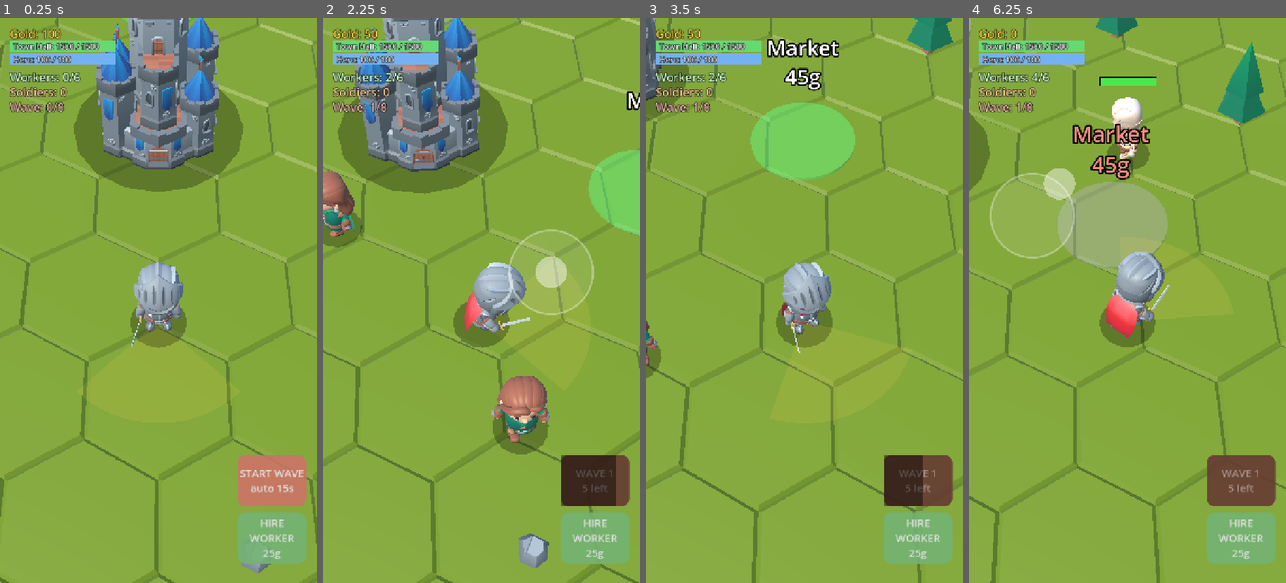
Above: before the commit, frames 1-4 (left to right).
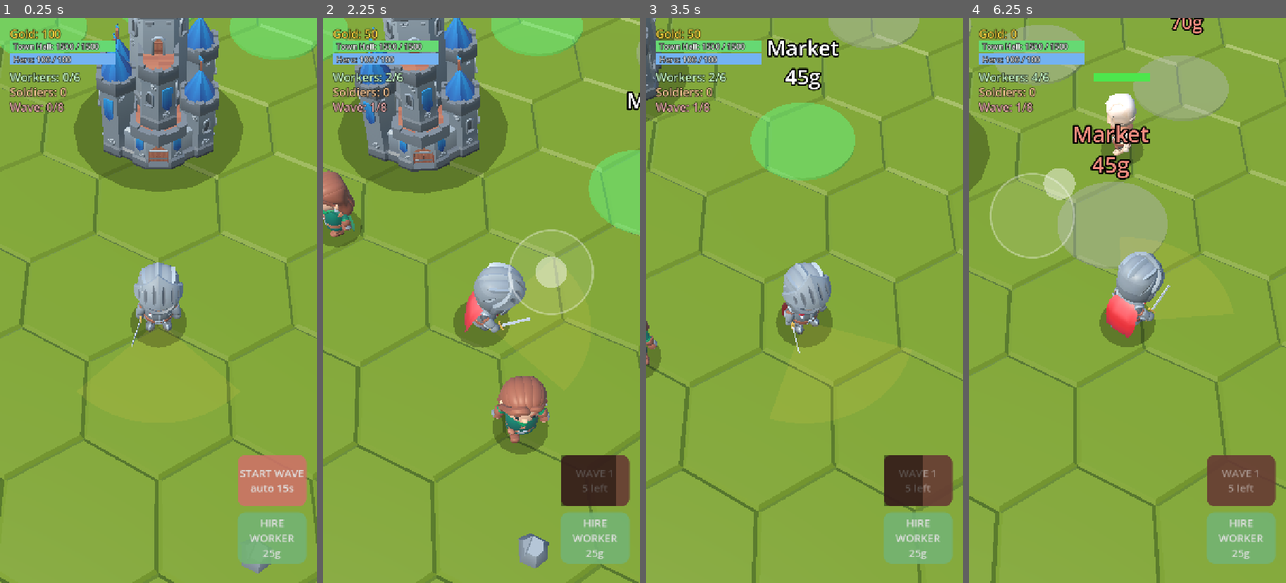
Above: after the commit, the same moments.

Repository: tembugi/town-defender
Game: Godot game, scene res://Main3D.tscn
The game is run twice, just before and just after one commit, with the same random seed, the same clock (stepped at 60 frames per second) and the same inputs.
Inputs (mouse positions are in pixels of both pictures, inside the frame that each line leads up to):
- Up to frame 1 (0.25 s): no input
- Up to frame 2 (2.25 s): click "HIRE WORKER 25g" at 0.5 s; click "START WAVE auto 14s" at 1.25 s; tap Enter at 2 s; move the mouse to (551, 272) at 2.02 s; hold D from 2.03 s (still down); tap H at 2.1 s; click (551, 272) at 2.17 s
- Up to frame 3 (3.5 s): tap Space at 2.27 s; release D at 2.75 s; drag from (741, 328) to (788, 413) at 2.77 s
- Up to frame 4 (6.25 s): move the mouse to (1159, 176) at 3.52 s; hold D 3.53-4.25 s; tap H at 3.6, 5.1 s; drag from (1111, 413) to (1032, 215) at 4.27 s; move the mouse to (1222, 385) at 5.02 s; hold A 5.03-5.75 s; tap Space at 5.27 s; drag from (1032, 215) to (1079, 159) at 5.77 s

The runs differ from the first frame. In frame 1, 2.8% of the frame differs, in the area x 0-100%, y 0-8%; in frame 2, 2.0%; in frame 3, 1.9%; in frame 4, 6.6%, in the area x 7-94%, y 0-27%.

Commit message:
Add arrow towers and destructible walls (buildable)
- Arrow Tower (70g): auto-targets the nearest enemy in range and fires homing
  arrows (Tower3D + Arrow3D). Two tower pads flank the approach.
- Wall (25g): a destructible barrier (Wall3D) that blocks/funnels enemies; raiders
  blocked by it chew through it (own HP bar, dust+sound on destruction). Excluded
  from enemy obstacle-avoidance so they attack it instead of dodging, and given a
  blocking-wall check in the enemy attack logic. Two wall pads form a front gate.
- Game3D: tower/wall build-pad types + _construct branches, nearest_blocking_wall,
  _pop_in helper. Verified towers damage enemies and enemies destroy walls.

Co-Authored-By: Claude Sonnet 4.6 <noreply@anthropic.com>

Diff:
--- /dev/null
+++ b/scripts/Arrow3D.gd
@@ -0,0 +1,42 @@
+class_name Arrow3D
+extends Node3D
+
+# A tower arrow. Homes onto its target enemy and deals damage on contact, then
+# frees itself. Fizzles if the target dies/escapes or after a short lifetime.
+
+const SPEED := 18.0
+
+var target: Enemy3D
+var dmg := 14.0
+var _life := 2.0
+
+
+func setup(t: Enemy3D, damage: float) -> void:
+	target = t
+	dmg = damage
+	var m := MeshInstance3D.new()
+	var bm := BoxMesh.new()
+	bm.size = Vector3(0.05, 0.05, 0.5)
+	m.mesh = bm
+	var mat := StandardMaterial3D.new()
+	mat.albedo_color = Color(0.5, 0.36, 0.2)
+	mat.shading_mode = BaseMaterial3D.SHADING_MODE_UNSHADED
+	m.material_override = mat
+	m.cast_shadow = GeometryInstance3D.SHADOW_CASTING_SETTING_OFF
+	add_child(m)
+
+
+func _process(delta: float) -> void:
+	_life -= delta
+	if _life <= 0.0 or not is_instance_valid(target) or target.dead:
+		queue_free()
+		return
+	var aim: Vector3 = target.global_position + Vector3(0, 1.0, 0)
+	var to := aim - global_position
+	var d := to.length()
+	if d <= 0.55:
+		target.take_damage(dmg)   # no knockback/aggro: ranged tower fire
+		queue_free()
+		return
+	look_at(aim, Vector3.UP)
+	global_position += to.normalized() * SPEED * delta
--- a/scripts/Enemy3D.gd
+++ b/scripts/Enemy3D.gd
@@ -121,11 +121,16 @@
 	knockback = knockback.move_toward(Vector3.ZERO, KB_DECAY * delta)
 	velocity += knockback
 	move_and_slide()
-	_face(target_pos)
-	# attack on cadence (hero if aggroed, otherwise the Keep)
-	if in_range and atk_cd <= 0.0:
+	# a wall directly in our path takes attack priority (chew through it)
+	var wall: Wall3D = game.nearest_blocking_wall(global_position, Vector3(to.x, 0, to.z).normalized())
+	_face(wall.global_position if wall != null else target_pos)
+	# attack on cadence: blocking wall > primary target (hero if aggroed, else Keep)
+	var attacking: bool = wall != null or in_range
+	if attacking and atk_cd <= 0.0:
 		atk_cd = atk_interval
-		if aggroed:
+		if wall != null:
+			wall.take_damage(dmg)
+		elif aggroed:
 			game.damage_hero(dmg)
 		else:
 			game.damage_keep(dmg)
@@ -135,8 +140,8 @@
 		hit_t -= delta
 		_play(hit_clip)
 		ap.speed_scale = 1.0
-	elif in_range:
-		_play("Melee_1H_Attack_Chop")        # swing at the Keep
+	elif attacking:
+		_play("Melee_1H_Attack_Chop")
 		ap.speed_scale = 1.0
 	elif velocity.length() > 0.05:
 		_play("Walking_C")
@@ -157,7 +162,8 @@
 		if not n.depleted:
 			a += _repel(n.global_position, n.hit_radius() + 0.6)
 	for p in game.build_pads:
-		if p.built and p.btype != "train":
+		# avoid solid buildings/towers, but NOT walls (we attack through those)
+		if p.built and p.btype != "train" and p.btype != "wall":
 			a += _repel(p.position, 1.3)
 	return a
 
--- a/scripts/Game3D.gd
+++ b/scripts/Game3D.gd
@@ -29,6 +29,8 @@
 const HOME := "res://Models/hexagon/buildings/blue/building_home_A_blue.gltf"
 const MARKET := "res://Models/hexagon/buildings/blue/building_market_blue.gltf"
 const BARRACKS := "res://Models/hexagon/buildings/blue/building_barracks_blue.gltf"
+const TOWER := "res://Models/hexagon/buildings/blue/building_tower_A_blue.gltf"
+const WALL := "res://Models/hexagon/buildings/neutral/wall_straight.gltf"
 
 # the pack's buildings vary wildly in size; normalise them to proper buildings
 const BUILDING_SCALE := {"house": 2.3, "workshop": 1.9, "barracks": 1.4}
@@ -69,6 +71,9 @@
 var drops: Array[ResourceDrop3D] = []   # loose resources on the ground awaiting pickup
 var workers: Array[Worker3D] = []
 var build_pads: Array[BuildPad3D] = []
+var towers: Array = []
+var walls: Array[Wall3D] = []
+const WALL_BLOCK_RANGE := 1.6   # how close a raider must be to a wall to attack it
 var workshops := 0
 var barracks_count := 0
 var income_t := 0.0
@@ -651,6 +656,10 @@
 		{"type": "house", "cost": 20, "label": "House", "path": HOME, "pos": Vector3(-3.6, 0, 1.7)},
 		{"type": "workshop", "cost": 45, "label": "Market", "path": MARKET, "pos": Vector3(3.6, 0, 1.7)},
 		{"type": "barracks", "cost": 80, "label": "Barracks", "path": BARRACKS, "pos": Vector3(0, 0, -3.6)},
+		{"type": "tower", "cost": 70, "label": "Arrow Tower", "path": TOWER, "pos": Vector3(-5.0, 0, -1.6)},
+		{"type": "tower", "cost": 70, "label": "Arrow Tower", "path": TOWER, "pos": Vector3(5.0, 0, -1.6)},
+		{"type": "wall", "cost": 25, "label": "Wall", "path": WALL, "pos": Vector3(-2.3, 0, -2.7)},
+		{"type": "wall", "cost": 25, "label": "Wall", "path": WALL, "pos": Vector3(2.3, 0, -2.7)},
 	]
 	for d in defs:
 		var p := BuildPad3D.new()
@@ -658,6 +667,28 @@
 		p.setup(self, d["type"], d["cost"], d["label"], d["path"])
 		add_child(p)
 		build_pads.append(p)
+
+
+func _pop_in(node: Node3D, target_scale: float) -> void:
+	node.scale = Vector3.ONE * target_scale * 0.3
+	create_tween().tween_property(node, "scale", Vector3.ONE * target_scale, 0.4).set_trans(Tween.TRANS_BACK).set_ease(Tween.EASE_OUT)
+
+
+# Nearest live wall close to `from` that lies in the `dir` we want to travel
+# (i.e. is blocking our path), so raiders chew through it instead of stalling.
+func nearest_blocking_wall(from: Vector3, dir: Vector3) -> Wall3D:
+	var best: Wall3D = null
+	var bestd := WALL_BLOCK_RANGE
+	for w in walls:
+		if not is_instance_valid(w) or w.dead:
+			continue
+		var to: Vector3 = w.global_position - from
+		to.y = 0.0
+		var d := to.length()
+		if d < bestd and d > 0.001 and to.normalized().dot(dir) > 0.25:
+			bestd = d
+			best = w
+	return best
 
 
 func _too_close_to_pad(p: Vector3, clearance: float) -> bool:
@@ -687,6 +718,23 @@
 	lbl_gold.text = "Gold: %d" % gold
 	pad.mark_built()
 	Sfx.play("build", -3.0, 0.05, 3)
+	# towers and walls are their own controller nodes (not plain buildings)
+	if pad.btype == "tower":
+		var t := Tower3D.new()
+		t.position = pad.position
+		add_child(t)
+		t.setup(self)
+		towers.append(t)
+		_pop_in(t, 1.0)
+		return
+	if pad.btype == "wall":
+		var w := Wall3D.new()
+		w.position = pad.position
+		add_child(w)
+		w.setup(self)
+		walls.append(w)
+		_pop_in(w, 1.0)
+		return
 	var bscale: float = BUILDING_SCALE.get(pad.btype, 1.0)
 	var b := (load(pad.building_path) as PackedScene).instantiate()
 	b.position = pad.position
--- /dev/null
+++ b/scripts/Tower3D.gd
@@ -0,0 +1,40 @@
+class_name Tower3D
+extends Node3D
+
+# An arrow tower. Auto-targets the nearest enemy in range and fires homing arrows
+# on a cooldown. Built on a tower build pad.
+
+const MODEL := "res://Models/hexagon/buildings/blue/building_tower_A_blue.gltf"
+const SCALE := 2.0
+const RANGE := 8.0
+const FIRE_CD := 1.0
+const DMG := 16.0
+const MUZZLE_Y := 2.3
+
+var game: Node
+var cd := 0.0
+
+
+func setup(g: Node) -> void:
+	game = g
+	var b := (load(MODEL) as PackedScene).instantiate()
+	b.scale = Vector3.ONE * SCALE
+	add_child(b)
+	add_child(Rig.blob_shadow(0.9))
+	var col := Rig.obstacle(0.8, 4.0)   # units path around the tower
+	add_child(col)
+
+
+func _process(delta: float) -> void:
+	cd -= delta
+	if cd > 0.0:
+		return
+	var e: Enemy3D = game.nearest_enemy(global_position, RANGE)
+	if e == null:
+		return
+	cd = FIRE_CD
+	var a := Arrow3D.new()
+	game.add_child(a)
+	a.global_position = global_position + Vector3(0, MUZZLE_Y, 0)
+	a.setup(e, DMG)
+	Sfx.play("swing", -10.0, 0.18, 4)   # bow twang (placeholder)
--- /dev/null
+++ b/scripts/Wall3D.gd
@@ -0,0 +1,53 @@
+class_name Wall3D
+extends StaticBody3D
+
+# A destructible barrier. Blocks enemy movement (so it funnels them); enemies that
+# are stopped by it attack it until it's destroyed. Built on a wall build pad.
+
+const MODEL := "res://Models/hexagon/buildings/neutral/wall_straight.gltf"
+const SCALE := 1.8
+const MAX_HP := 180.0
+const BAR_W := 1.6
+
+var game: Node
+var hp := MAX_HP
+var dead := false
+var bar_fill: MeshInstance3D
+
+
+func setup(g: Node) -> void:
+	game = g
+	collision_layer = Rig.L_OBSTACLE
+	collision_mask = 0
+	var b := (load(MODEL) as PackedScene).instantiate()
+	b.scale = Vector3.ONE * SCALE
+	add_child(b)
+	var cs := CollisionShape3D.new()
+	var box := BoxShape3D.new()
+	box.size = Vector3(2.6, 1.5, 1.0)
+	cs.shape = box
+	cs.position.y = 0.75
+	add_child(cs)
+	add_child(Rig.blob_shadow(1.2))
+	# HP bar
+	var hb := Node3D.new()
+	hb.position = Vector3(0, 1.9, 0)
+	add_child(hb)
+	hb.add_child(Rig.bar_quad(Color(0, 0, 0, 0.6), BAR_W, 0))
+	bar_fill = Rig.bar_quad(Color(0.75, 0.7, 0.45, 1.0), BAR_W, 1)
+	bar_fill.position.z = 0.01
+	hb.add_child(bar_fill)
+
+
+func take_damage(amount: float) -> void:
+	if dead:
+		return
+	hp -= amount
+	var frac := clampf(hp / MAX_HP, 0.0, 1.0)
+	bar_fill.scale.x = frac
+	bar_fill.position.x = -BAR_W * 0.5 * (1.0 - frac)
+	if hp <= 0.0:
+		dead = true
+		game._puff(global_position + Vector3(0, 0.6, 0), Color(0.6, 0.55, 0.4), 12, 2.6)
+		Sfx.play("keep_hit", -4.0, 0.1, 3)
+		queue_free()
Not shown, added: scripts/Arrow3D.gd.uid
Not shown, added: scripts/Tower3D.gd.uid
Not shown, added: scripts/Wall3D.gd.uid
